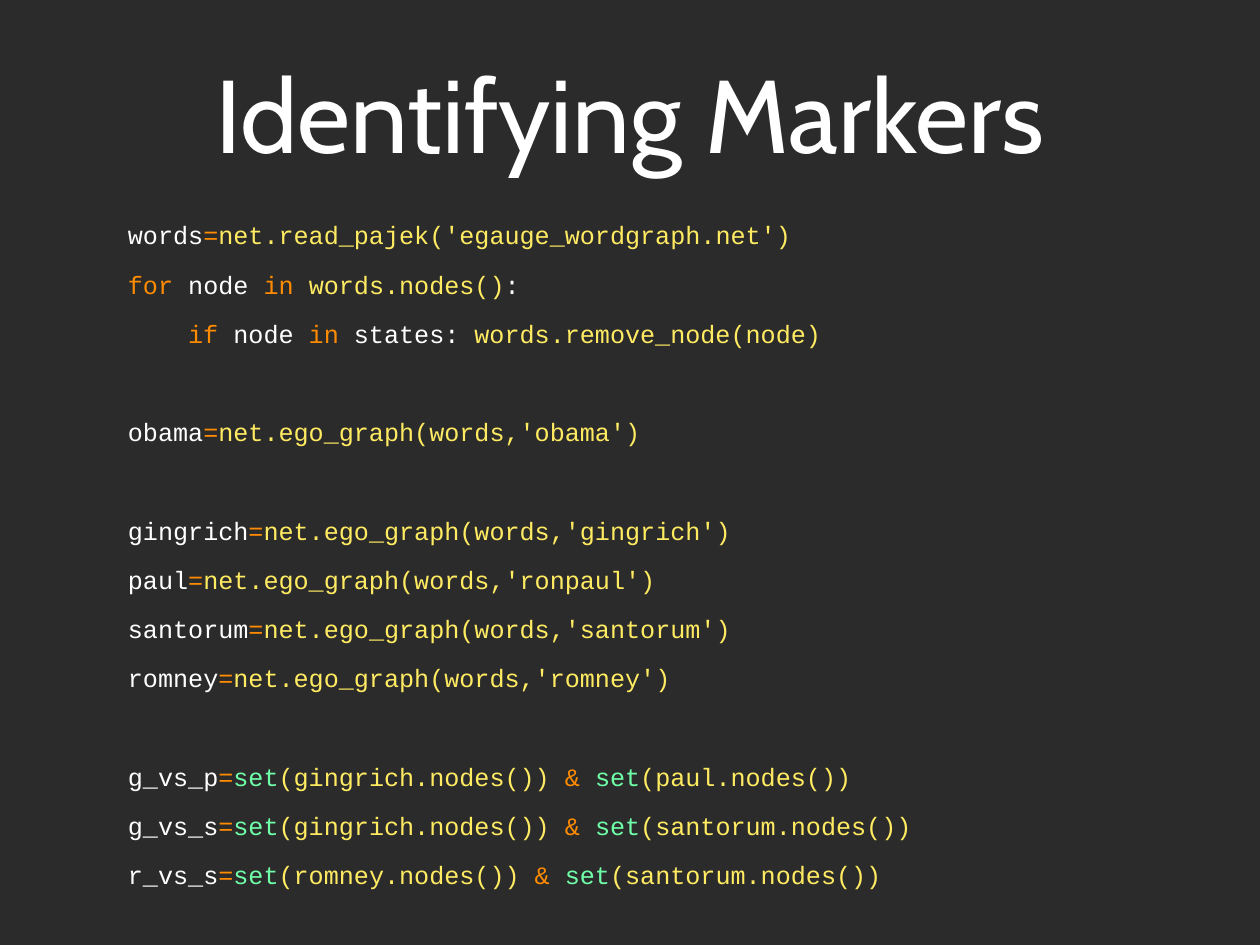
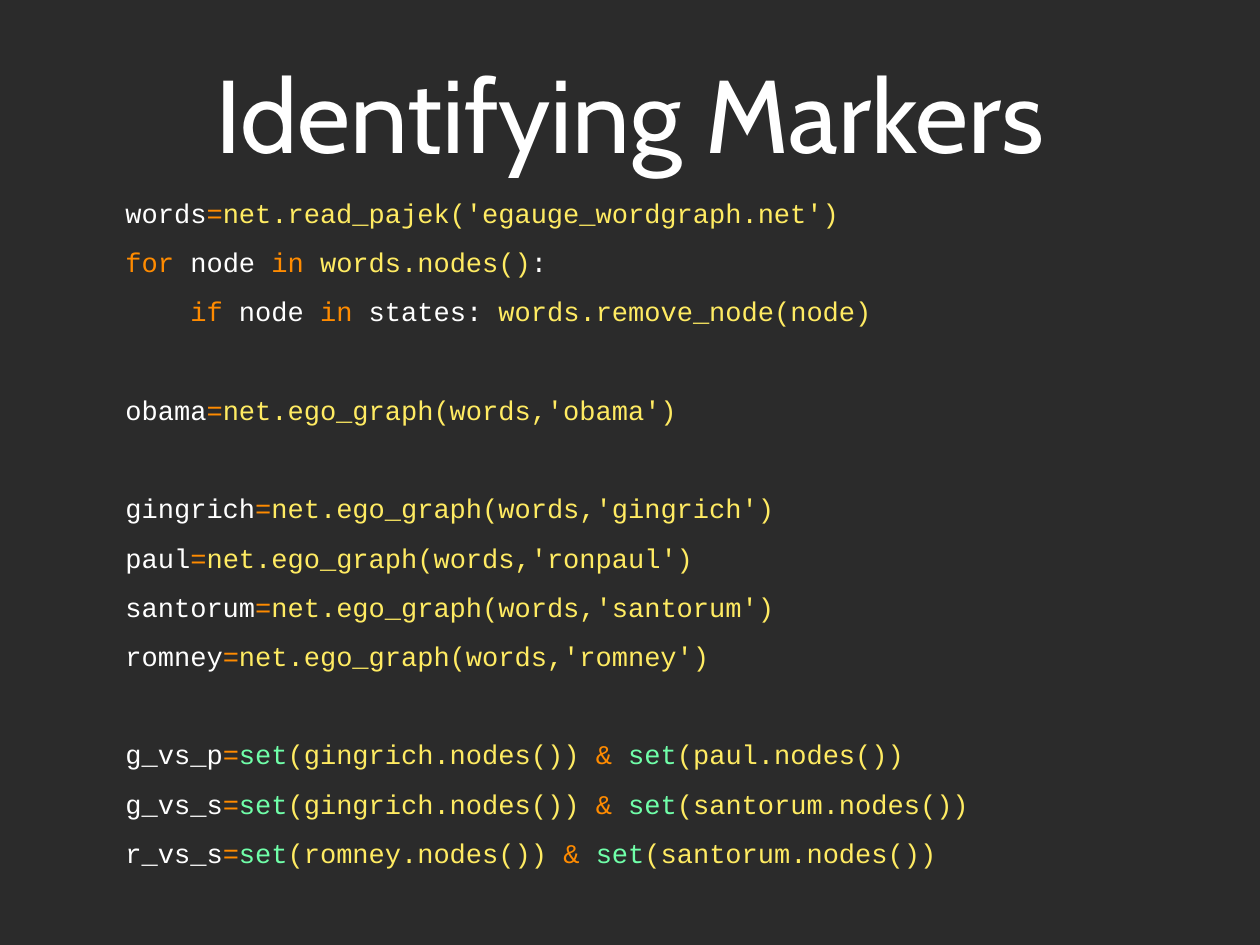
Before and after one commit to maksim2042/SNABook, a slide deck: slide 27 of webcast3/webcast3.ppt. Drawn at 1260x945 pixels with LibreOffice and Linux fonts; fonts in the diff are those of the drawing; background and template pictures are left out; a plain dark background stands for a picture behind light text. Boxes give left, top, right and bottom in pixels: in the first picture for what was removed or moved away, otherwise in the second. Text is boxed around its words. In the diff, an @@ line names an element or a change of style, - is before the commit and + after.

```diff
--- a/webcast3/webcast3.ppt
+++ b/webcast3/webcast3.ppt
@@ text "words=net.read_pajek('egauge_wordgraph.net')": place and size @@
-text "words=net.read_pajek('egauge_wordgraph.net')" at bbox=[128, 276, 911, 890]
+text "words=net.read_pajek('egauge_wordgraph.net')" at bbox=[125, 253, 969, 869]
@@ text "words=net.read_pajek('egauge_wordgraph.net')" at bbox=[125, 253, 969, 869]: size 20.4 to 22 pt @@
```
Also in this commit, not shown: 2 other files.
